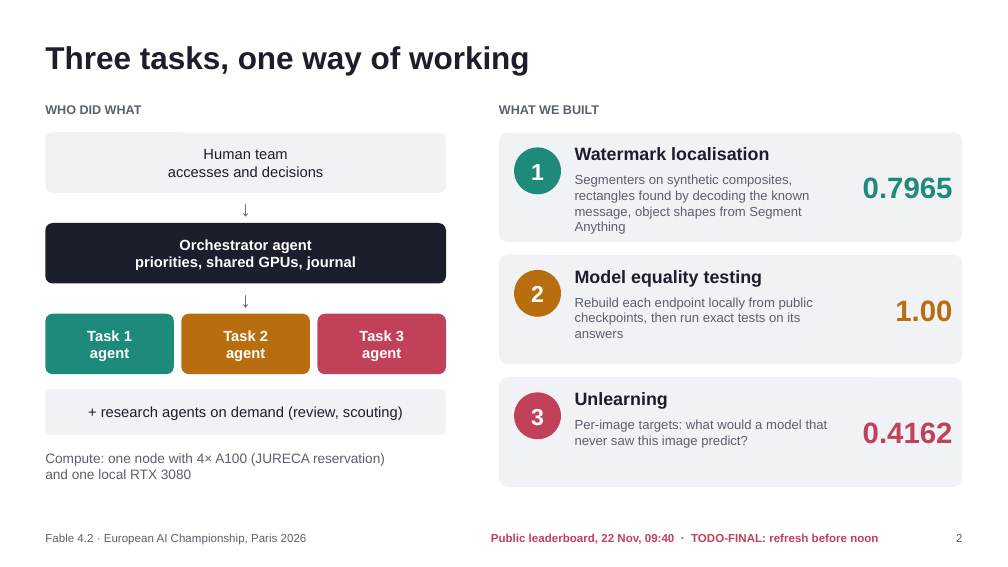
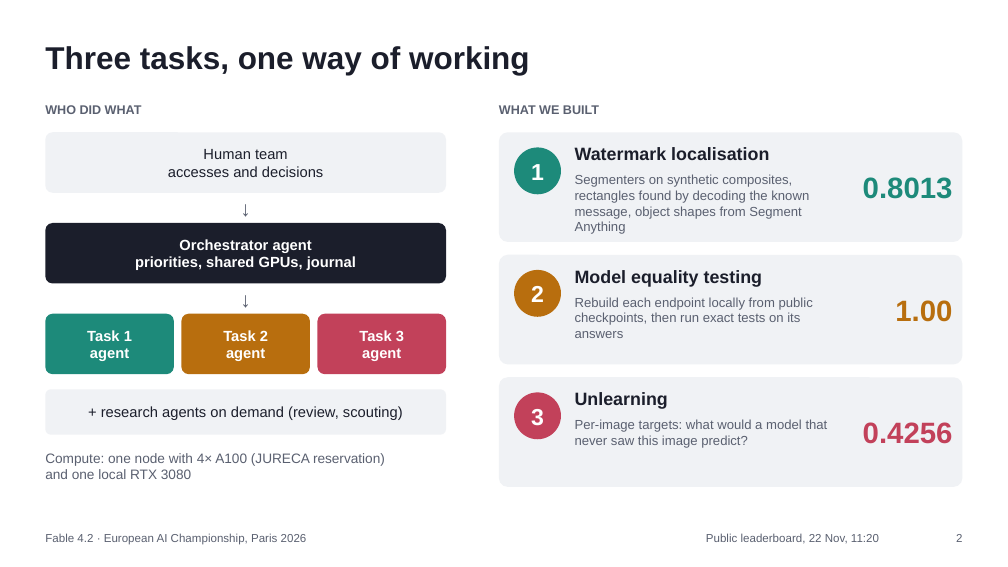
Before and after one commit to AnMaLeNo/Fable-4.2, a slide deck: slide 2 of slides/Fable4.2_slides.pptx. Drawn at 1008x567 pixels with LibreOffice and Linux fonts; fonts in the diff are those of the drawing. Boxes give left, top, right and bottom in pixels: in the first picture for what was removed or moved away, otherwise in the second. Text is boxed around its words. In the diff, an @@ line names an element or a change of style, - is before the commit and + after.

```diff
--- a/slides/Fable4.2_slides.pptx
+++ b/slides/Fable4.2_slides.pptx
@@ text at [863,177,953,199]: text changed @@
-0.7965
+0.8013
@@ text at [863,422,953,444]: text changed @@
-0.4162
+0.4256
@@ text at [706,533,879,544]: text changed; text colour #C2415A to #5A6070; bold off @@
-Public leaderboard, 22 Nov, 09:40 · TODO-FINAL: refresh before noon
+Public leaderboard, 22 Nov, 11:20
```
Also in this commit, not shown: 6 other slides changed, 13 other files.
